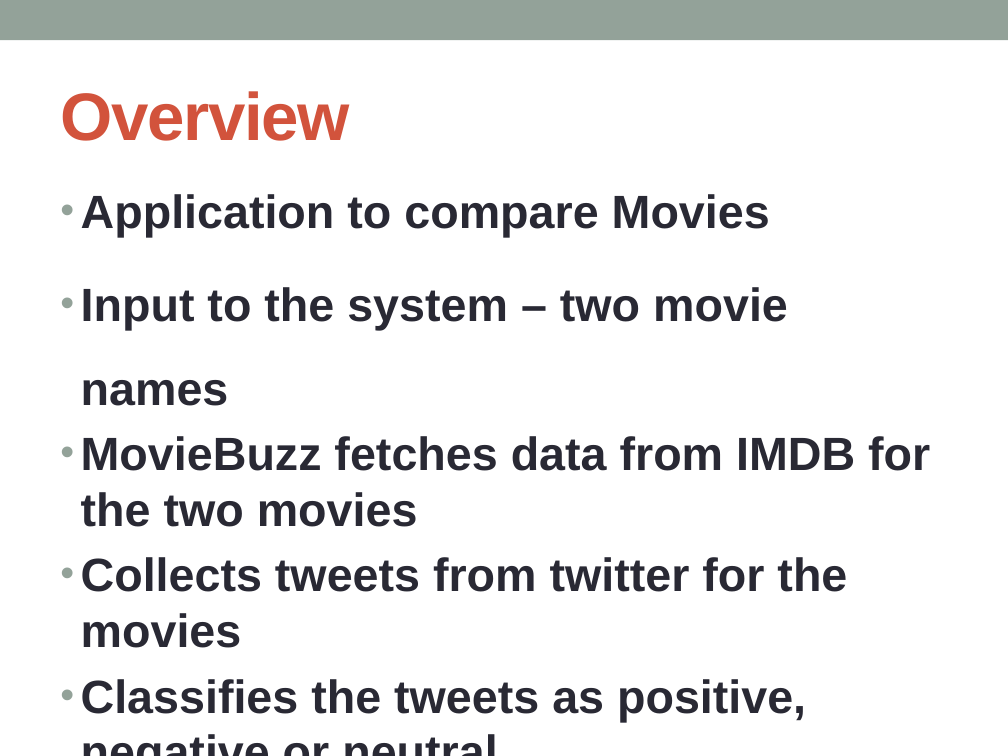
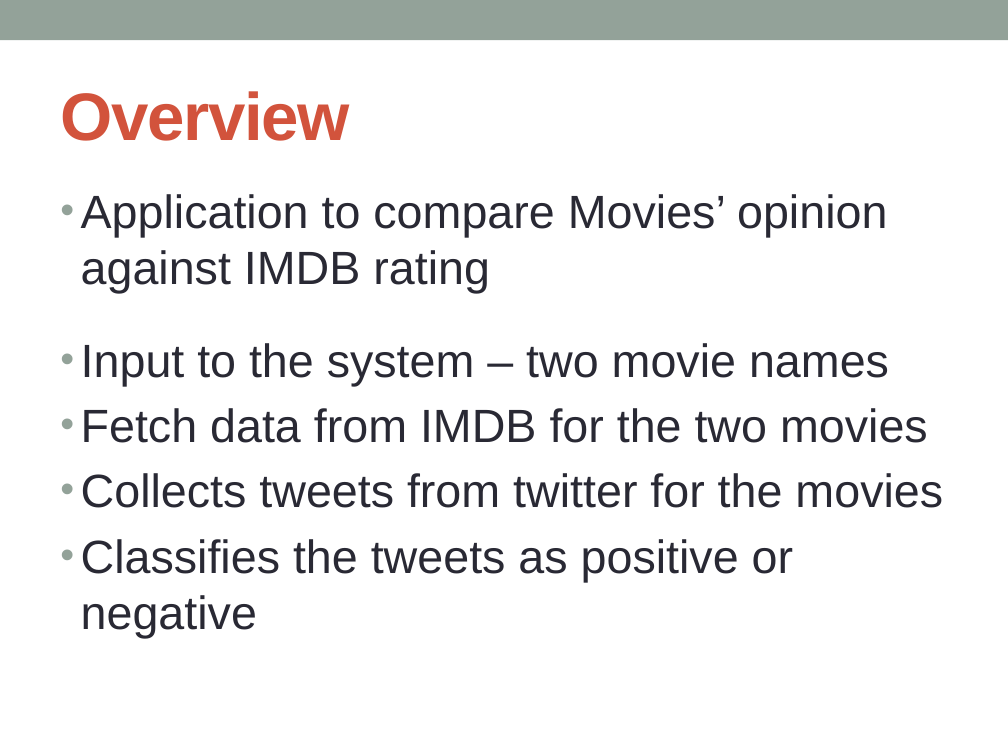
Before and after one commit to sumeshnb/6339Project, a slide deck: slide 2 of midterm_presentation.pptx. Drawn at 1008x756 pixels with LibreOffice and Linux fonts; fonts in the diff are those of the drawing. Boxes give left, top, right and bottom in pixels: in the first picture for what was removed or moved away, otherwise in the second. Text is boxed around its words. In the diff, an @@ line names an element or a change of style, - is before the commit and + after.

Commit message:
presentation ppt modified

```diff
--- a/midterm_presentation.pptx
+++ b/midterm_presentation.pptx
@@ text at box(81, 194, 887, 293): text changed; bold off @@
-• Application to compare Movies
+• Application to compare Movies’ opinion against IMDB rating
@@ text at box(81, 343, 943, 508): bold off in "Input to the system – two movie ...", "Collects tweets from twitter for the movies" @@
@@ text at box(81, 408, 928, 443): text changed; bold off @@
-• MovieBuzz fetches data from IMDB for the two movies
+• Fetch data from IMDB for the two movies
@@ text at box(81, 539, 793, 638): text changed; bold off @@
-• Classifies the tweets as positive, negative or neutral
+• Classifies the tweets as positive or negative
```
Also in this commit, not shown: 1 other slide changed, 7 slides added.
